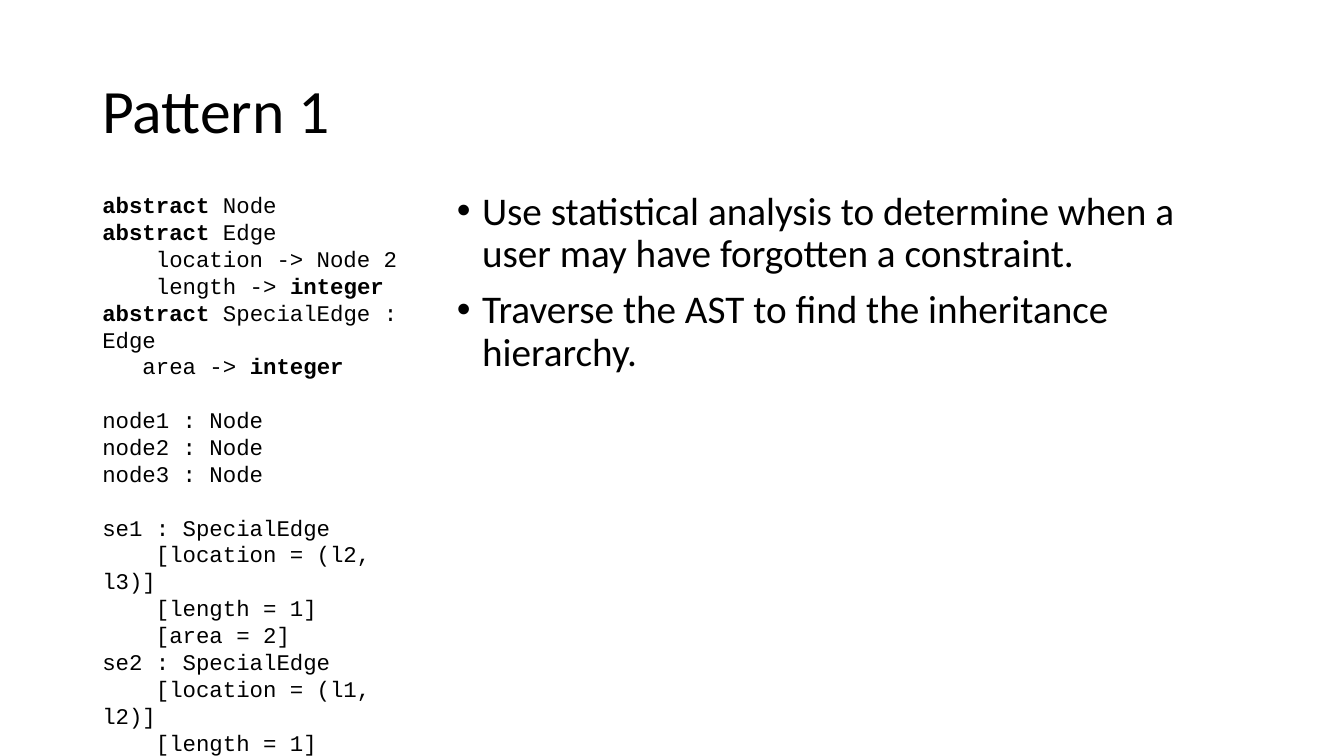
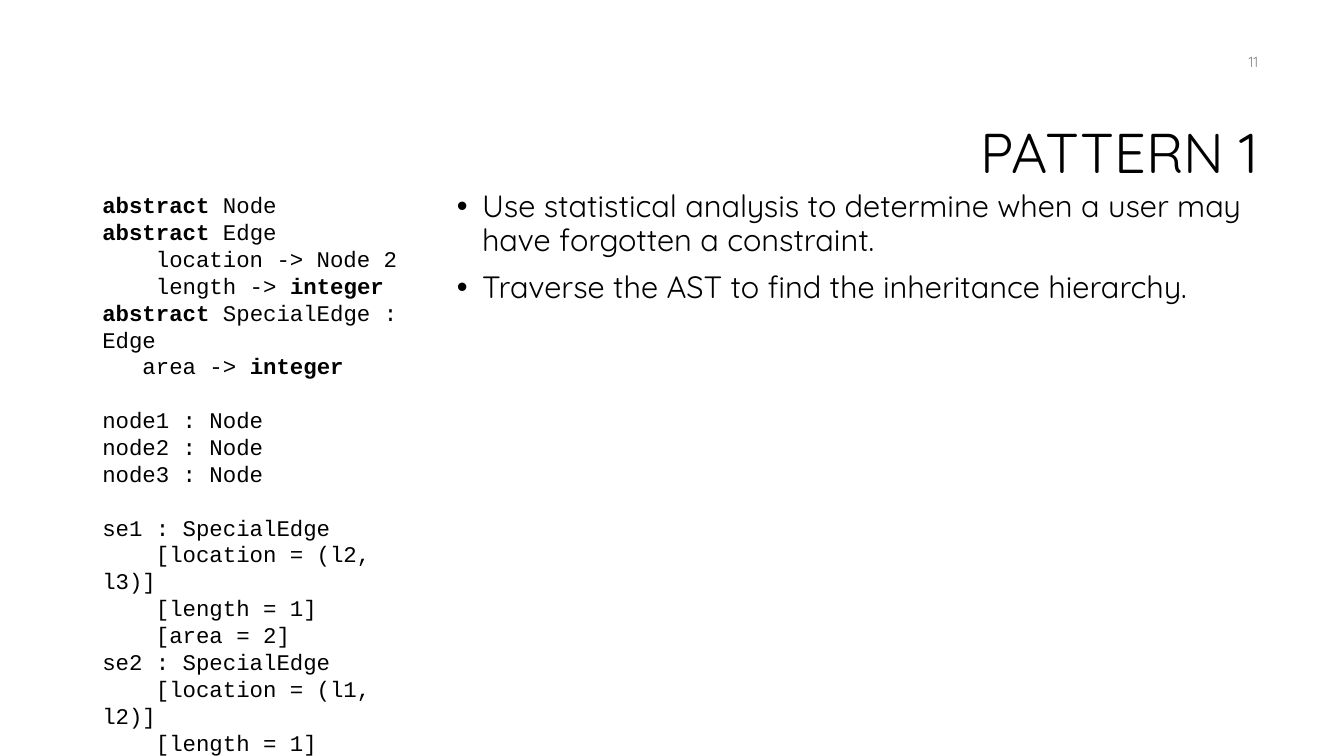
Before and after one commit to ross2jd/ECE654_Project, a slide deck: slide 11 of Presentation.pptx (slide 10 before the commit). Drawn at 1344x756 pixels with LibreOffice and Linux fonts; fonts in the diff are those of the drawing; background and template pictures are left out. Boxes give left, top, right and bottom in pixels: in the first picture for what was removed or moved away, otherwise in the second. Text is boxed around its words. In the diff, an @@ line names an element or a change of style, - is before the commit and + after.

```diff
--- a/Presentation.pptx
+++ b/Presentation.pptx
@@ page number added at (1249,57,1259,67), 10.5 pt, text #8C8C8C @@
+11
@@ title at (981,133,1259,173): text changed; size 44 to 40 pt; font Calibri to Quicksand @@
-Pattern 1
+PATTERN 1
@@ text "Use statistical analysis to determine ..." at (482,194,1241,304): size 28 to 22 pt, font Calibri to Quicksand @@
```
Also in this commit, not shown: 16 other slides changed, 2 slides added, 1 slide removed, 5 other files.
